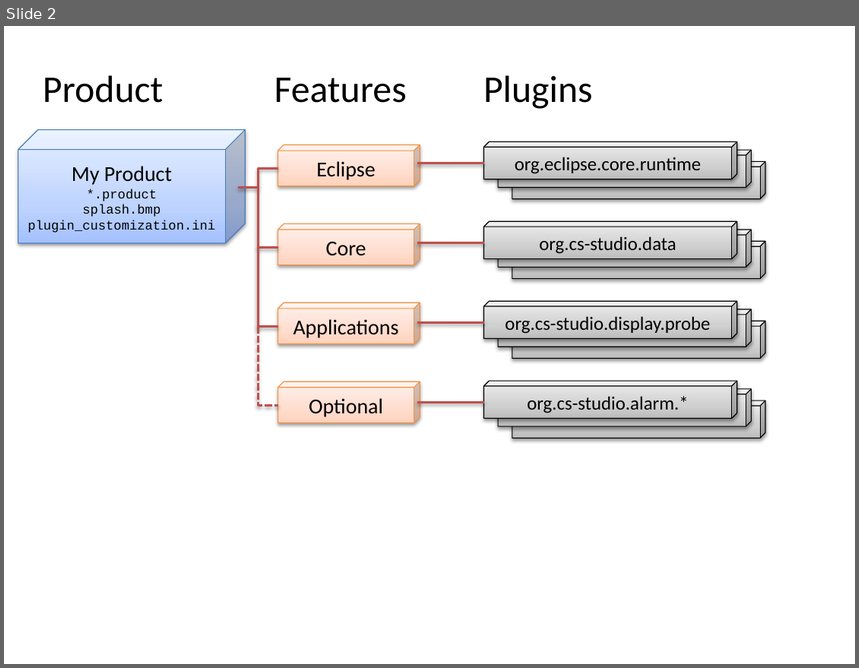
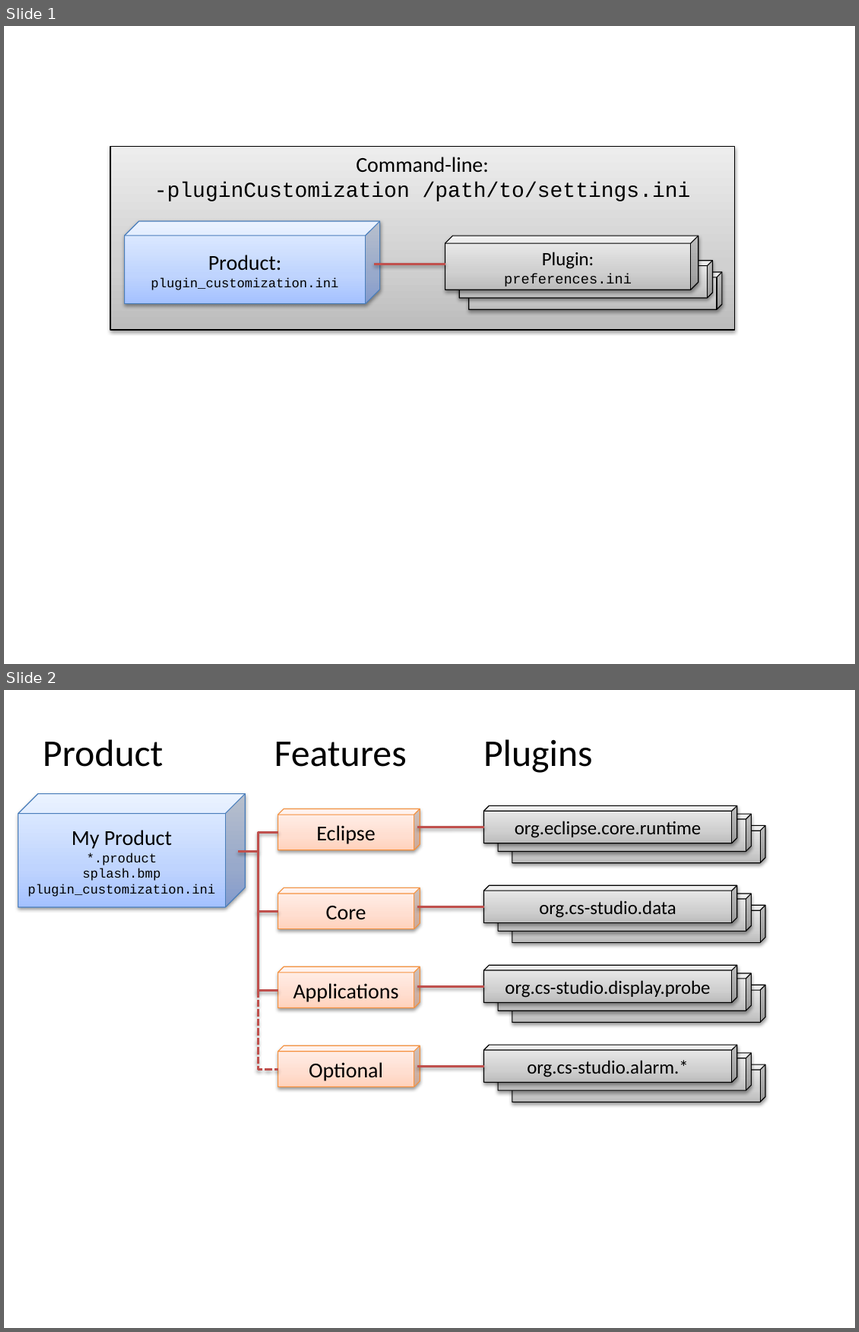
Before and after one commit to ControlSystemStudio/org.csstudio.docbook, a slide deck: src/slides.pptx. Shown one above the other, each under a label of ours: slide 2 before the commit, slides 1 and 2 after it. The pictures are 859x668 and 859x1332 pixels, drawn with LibreOffice and Linux fonts; fonts in the diff are those of the drawing. Boxes give left, top, right and bottom in pixels: in the first picture for what was removed or moved away, otherwise in the second. Text is boxed around its words. In the diff, an @@ line names an element or a change of style, - is before the commit and + after.

Commit message:
slides

```diff
--- a/src/slides.pptx
+++ b/src/slides.pptx
@@ slide 1 added at [4,26,855,664], background #FFFFFF @@
@@ rectangle added at [110,147,734,331], fill gradient #BDBDBD to #D1D1D1 to #EEEEEE, outline #000000 0.75 pt, 18 pt, text #000000 @@
+Command-line:
+-pluginCustomization /path/to/settings.ini
@@ cube added at [125,221,380,303], fill gradient #A4C4FF to #BFD4FF to #E6EEFF, outline #4B7EBC 0.75 pt, 11 pt, text #000000 @@
+Product:
+plugin_customization.ini
@@ cube added at [445,237,698,290], fill gradient #BDBDBD to #D1D1D1 to #EEEEEE, outline #000000 0.75 pt, 12 pt, text #000000 @@
+Plugin:
+preferences.ini
@@ line added from (374, 265) to (445, 265), #C0504D 2 pt @@
@@ cube added at [459,261,712,298], fill gradient #BDBDBD to #D1D1D1 to #EEEEEE, outline #000000 0.75 pt @@
@@ cube added at [469,272,721,309], fill gradient #BDBDBD to #D1D1D1 to #EEEEEE, outline #000000 0.75 pt @@
```
Also in this commit, not shown: 2 slides removed.
